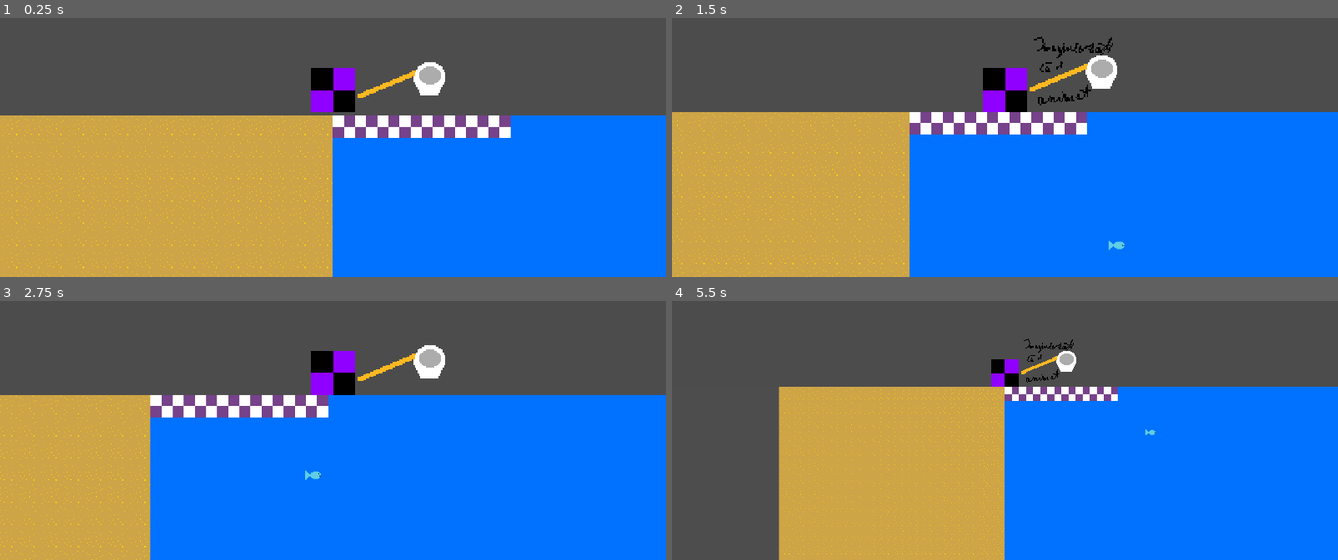
Above: before the commit, frames 1-4 (two rows, left to right).
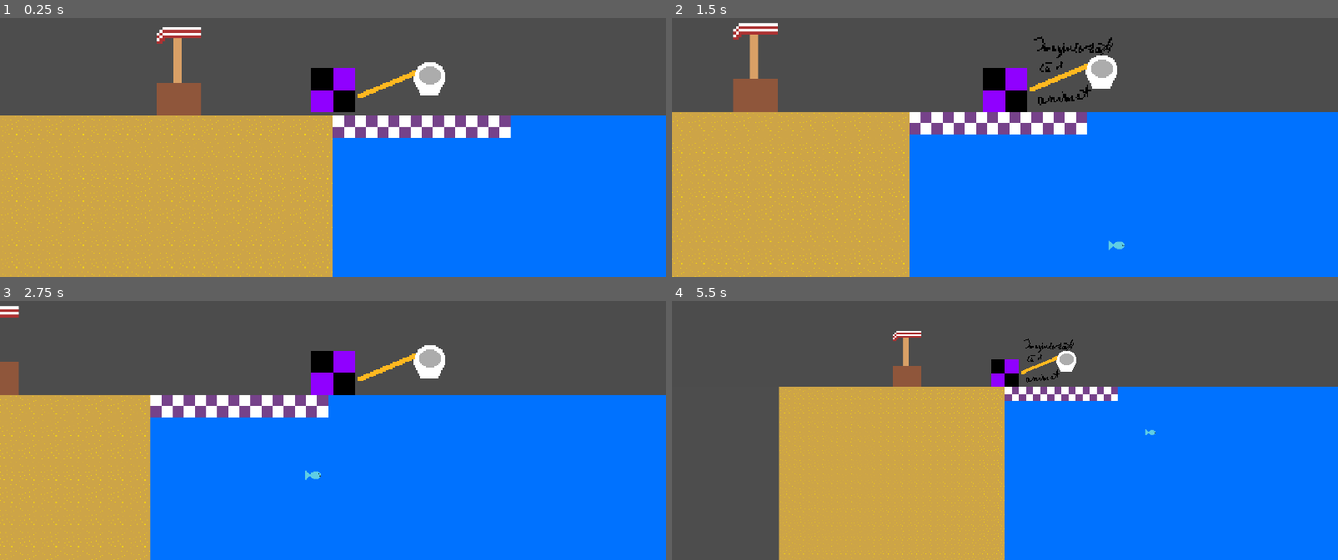
Above: after the commit, the same moments.

Repository: DevMa7e1/gamejam-game
Game: Godot game, scene res://Scenes/scene1.tscn
The game is run twice, just before and just after one commit, with the same random seed, the same clock (stepped at 60 frames per second) and the same inputs.
Inputs:
- Up to frame 1 (0.25 s): no input
- Up to frame 2 (1.5 s): tap Enter (ui_accept) at 0.5, 0.77 s; hold Right (ui_right) 0.53-1.28 s; tap F (fish net key) at 0.6, 1.35 s; hold Down (ui_down) from 1.28 s (still down)
- Up to frame 3 (2.75 s): tap Enter (ui_accept) at 1.52 s; release Down (ui_down) at 2.03 s; hold Right (ui_right) from 2.03 s (still down); tap F (fish net key) at 2.1 s
- Up to frame 4 (5.5 s): release Right (ui_right) at 2.78 s; hold Up (ui_up) 2.78-3.53 s; tap F (fish net key) every 0.75 s from 2.85 to 5.1 s; tap Enter (ui_accept) at 3.02, 3.77, 4.52 s; hold Left (ui_left) 3.53-5.03 s; hold Down (ui_down) from 5.03 s (still down)

The runs differ from the first frame. In frame 1, 1.3% of the frame differs, in the area x 23-31%, y 3-38%; in frame 2, 1.4%, in the area x 9-16%, y 1-37%; in frame 3, 0.5%; in frame 4, 0.6%.

Commit message:
Added stand

Diff:
--- a/Scenes/scene1.tscn
+++ b/Scenes/scene1.tscn
@@ -8,8 +8,9 @@
 [ext_resource type="Texture2D" uid="uid://duhkutiwhsh1p" path="res://Sprites/Sprite-0001.png" id="4_sdcb8"]
 [ext_resource type="Texture2D" uid="uid://cx3h6oe8mdfsx" path="res://Sprites/sand.png" id="5_2ni1t"]
 [ext_resource type="Script" uid="uid://c3pa6d75mtpcv" path="res://Scripts/camera_2d.gd" id="5_cx2iu"]
-[ext_resource type="Script" uid="uid://x5oghhp6poo0" path="res://Scripts/fishnet.gd" id="9_wplxe"]
+[ext_resource type="Script" path="res://Scripts/fishnet.gd" id="9_wplxe"]
 [ext_resource type="Texture2D" uid="uid://xuypmgd0v51i" path="res://Sprites/fish_net_normal_placeholder.png" id="10_5dfij"]
+[ext_resource type="Texture2D" uid="uid://b6b81mtesjt0m" path="res://Sprites/stand.png" id="11_5dfij"]
 
 [sub_resource type="RectangleShape2D" id="RectangleShape2D_p20re"]
 size = Vector2(32, 32)
@@ -40,9 +41,6 @@
 physics_layer_0/collision_layer = 1
 sources/0 = SubResource("TileSetAtlasSource_2ni1t")
 sources/1 = SubResource("TileSetAtlasSource_2nq82")
-
-[sub_resource type="RectangleShape2D" id="RectangleShape2D_cx2iu"]
-size = Vector2(984, 685)
 
 [sub_resource type="RectangleShape2D" id="RectangleShape2D_d2tun"]
 size = Vector2(63, 26)
@@ -114,10 +112,6 @@
 tile_map_data = PackedByteArray("AAD//xIAAQAAAAAAAAD//xEAAQAAAAAAAAD//xAAAQAAAAAAAAD//w8AAQAAAAAAAAD//w4AAQAAAAAAAAD//w …(4912 unchanged characters)…
 tile_set = SubResource("TileSet_2nq82")
 
-[node name="CollisionShape2D" type="CollisionShape2D" parent="." unique_id=870007783]
-position = Vector2(-100, -127.5)
-shape = SubResource("RectangleShape2D_cx2iu")
-
 [node name="fishnet" type="Area2D" parent="." unique_id=1341854345]
 scale = Vector2(2, 2)
 script = ExtResource("9_wplxe")
@@ -128,3 +122,14 @@
 [node name="CollisionShape2D" type="CollisionShape2D" parent="fishnet" unique_id=97517312]
 position = Vector2(-0.5, 3)
 shape = SubResource("RectangleShape2D_d2tun")
+
+[node name="stand" type="StaticBody2D" parent="." unique_id=804424759]
+position = Vector2(-190, 0)
+
+[node name="Stand" type="Sprite2D" parent="stand" unique_id=962193204]
+position = Vector2(0, -64)
+scale = Vector2(4, 4)
+texture = ExtResource("11_5dfij")
+
+[node name="CollisionShape2D" type="CollisionShape2D" parent="stand" unique_id=498708058]
+shape = SubResource("WorldBoundaryShape2D_2xbvg")
--- a/Scripts/movement.gd
+++ b/Scripts/movement.gd
@@ -19,7 +19,7 @@
 		state.linear_velocity = Vector2.ZERO
 
 func _process(delta: float) -> void:
-	if position.y < 0:
+	if position.y < -20:
 		$"../left/CollisionShape2D".disabled = true
 	else:
 		$"../left/CollisionShape2D".disabled = false
